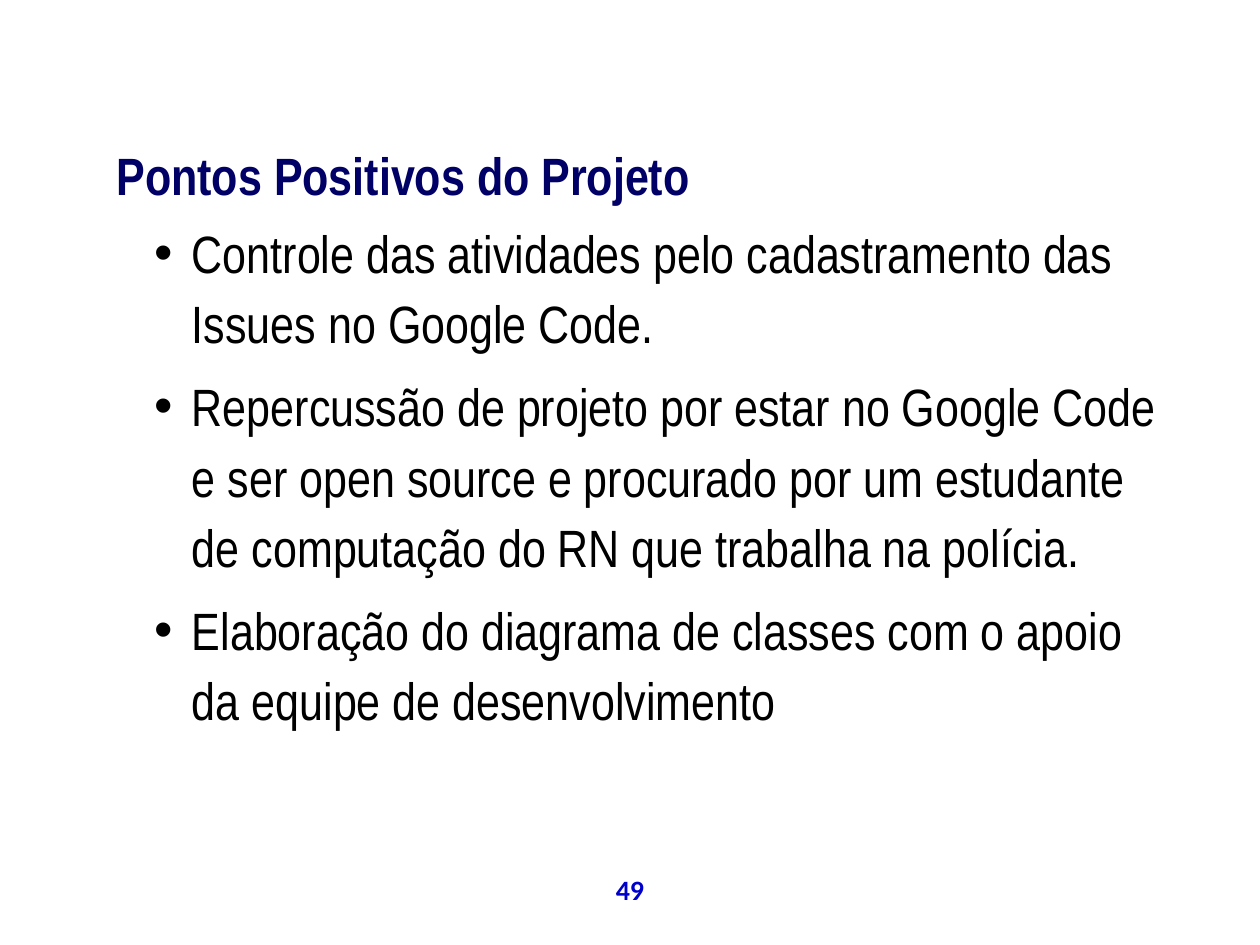
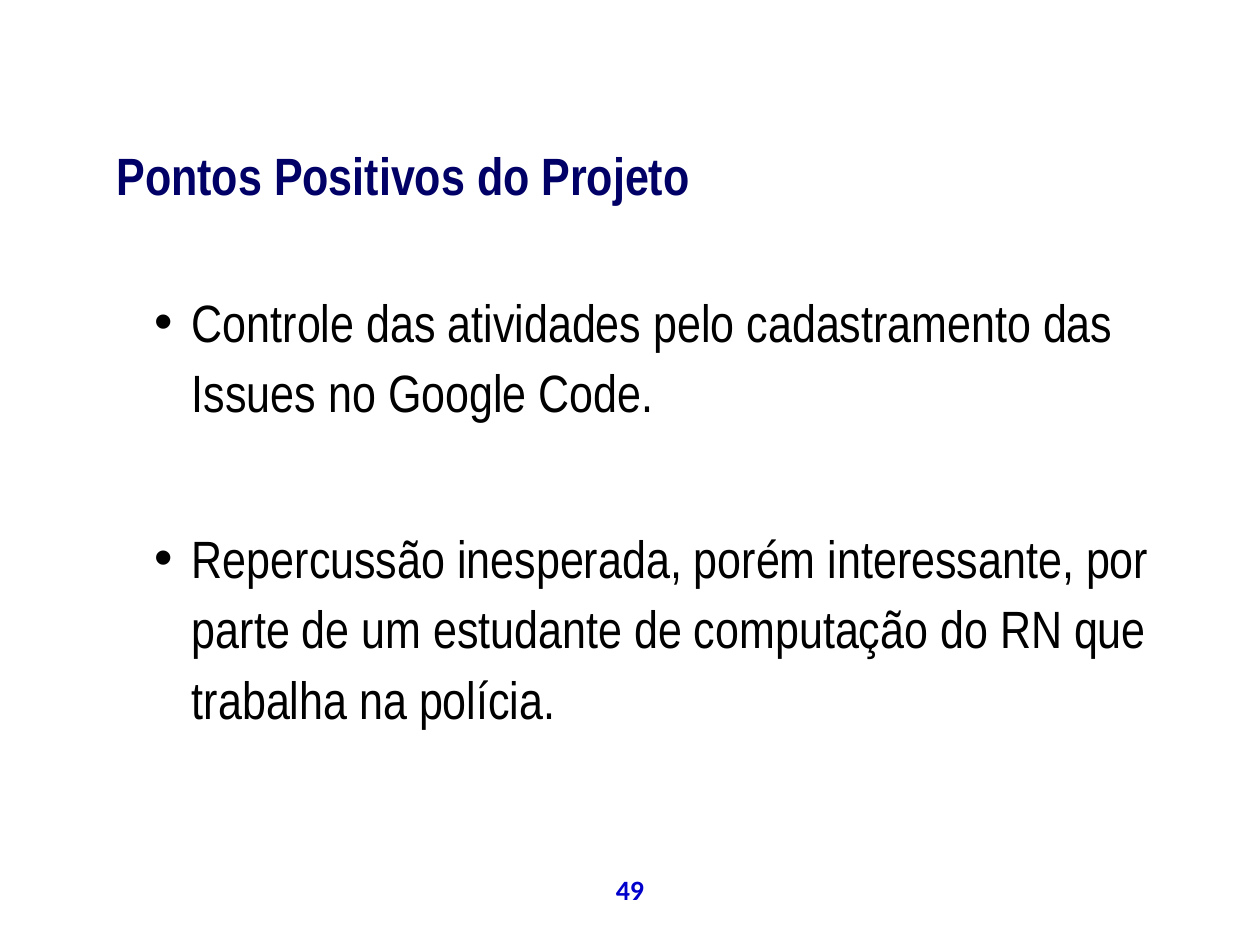
Before and after one commit to theoziran/sislodim, a slide deck: slide 49 of documentos/ProjetoPSA/Apresentação Final.ppt. Drawn at 1260x945 pixels with LibreOffice and Linux fonts; fonts in the diff are those of the drawing; background and template pictures are left out. Boxes give left, top, right and bottom in pixels: in the first picture for what was removed or moved away, otherwise in the second. Text is boxed around its words. In the diff, an @@ line names an element or a change of style, - is before the commit and + after.

```diff
--- a/documentos/ProjetoPSA/Apresentação Final.ppt
+++ b/documentos/ProjetoPSA/Apresentação Final.ppt
@@ text "Controle das atividades pelo cadastramento ..." moved from (x1=192, y1=235, x2=1156, y2=731) to (x1=192, y1=304, x2=1148, y2=729) @@
@@ text at (x1=192, y1=539, x2=1148, y2=729): text changed @@
-  • Repercussão de projeto por estar no Google Code e ser open source e procurado por um estudante de computação do RN que trabalha na polícia.
-  • Elaboração do diagrama de classes com o apoio da equipe de desenvolvimento
+  • Repercussão inesperada, porém interessante, por parte de um estudante de computação do RN que trabalha na polícia.
```
Also in this commit, not shown: 11 other slides changed, 1 slide added.
